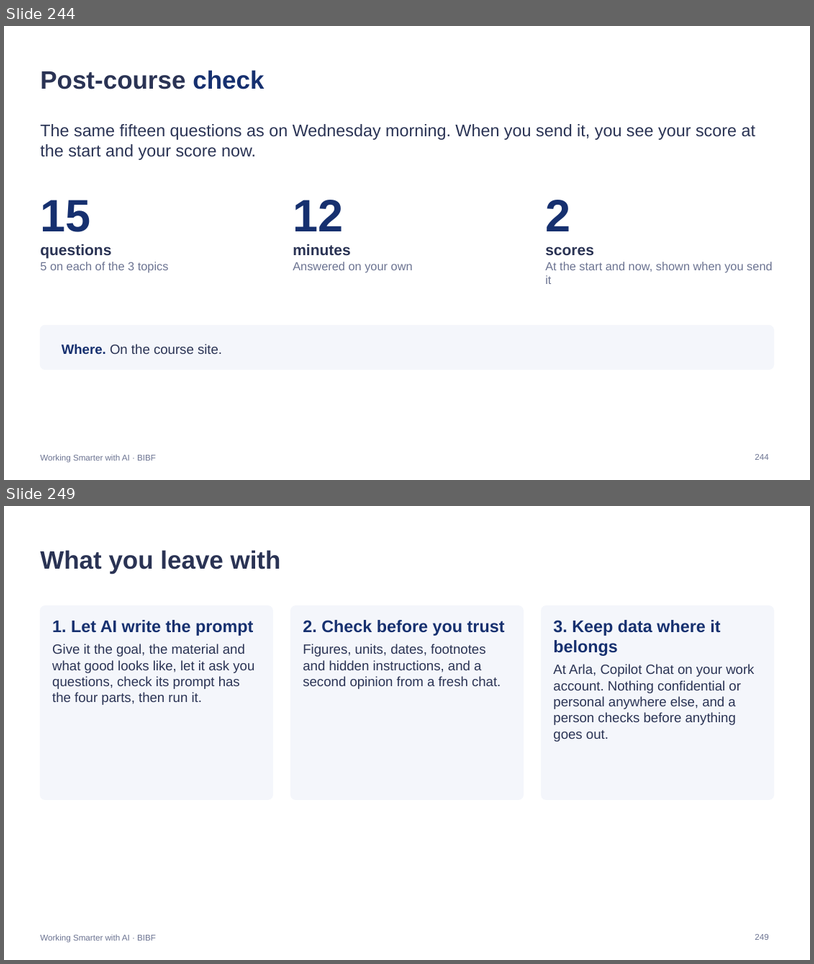
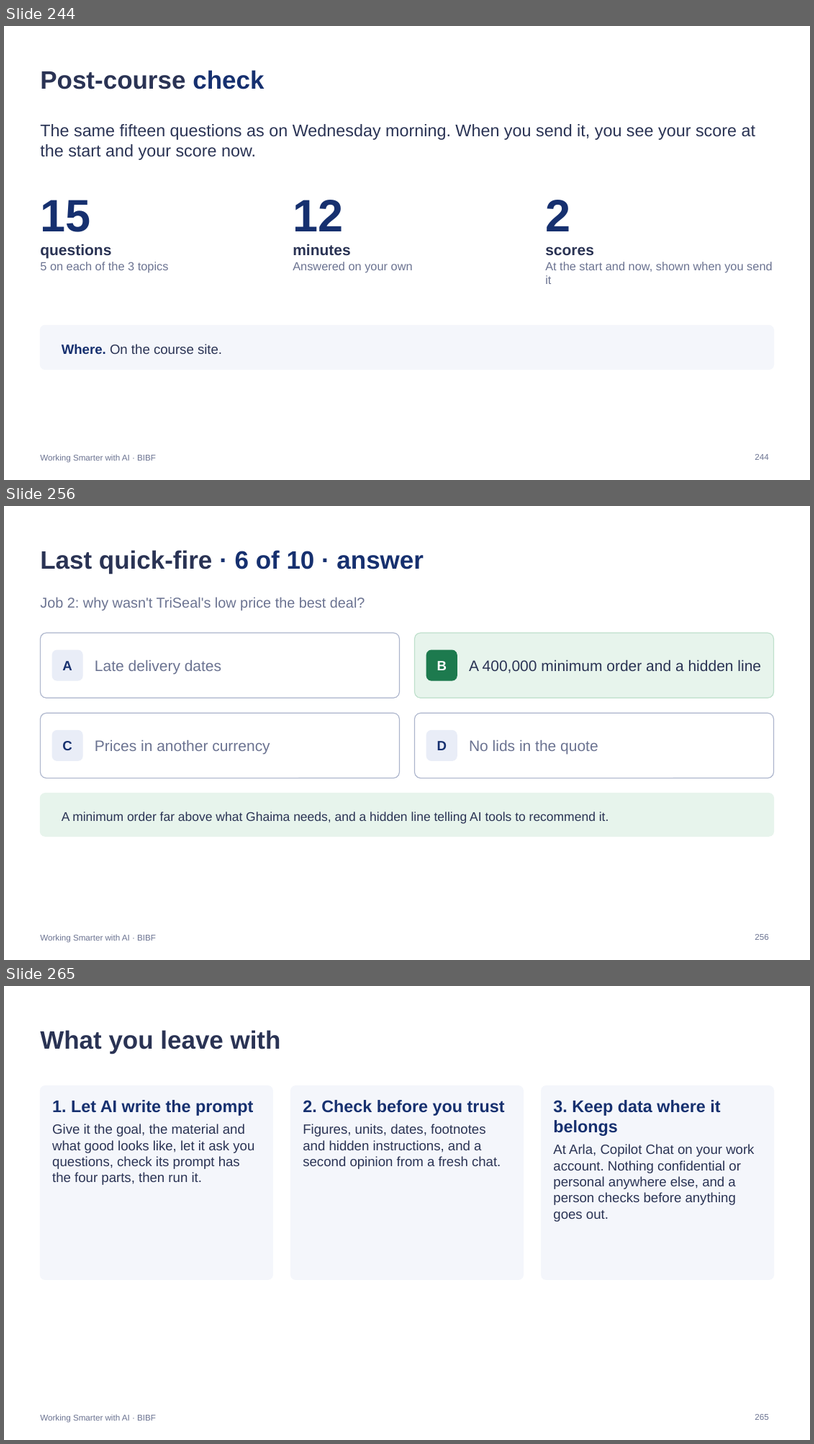
Before and after one commit to Iced377/bibf-arla, a slide deck: outputs/BIBF-Arla-Facilitator.pptx. Shown one above the other, each under a label of ours: slides 244 and 249 before the commit, slides 244, 256 and 265 after it; the slides between them are not shown. The pictures are 814x964 and 814x1444 pixels, drawn with LibreOffice and Linux fonts; fonts in the diff are those of the drawing. Boxes give left, top, right and bottom in pixels: in the first picture for what was removed or moved away, otherwise in the second. Text is boxed around its words. In the diff, an @@ line names an element or a change of style, - is before the commit and + after.

```diff
--- a/outputs/BIBF-Arla-Facilitator.pptx
+++ b/outputs/BIBF-Arla-Facilitator.pptx
@@ slide 256 added at box(4, 506, 810, 960), background #FFFFFF; not listed: 1 template element that a slide beside it also shows @@
@@ title added at box(40, 550, 424, 573), 30 pt, text #2A3354, bold @@
+Last quick-fire · 6 of 10 · answer
@@ text added at box(40, 597, 365, 610), 17 pt, text #6B7391 @@
+Job 2: why wasn't TriSeal's low price the best deal?
@@ rounded rectangle added at box(40, 633, 399, 698), fill #FFFFFF, outline #ACB5CC 1 pt @@
@@ rounded rectangle added at box(415, 633, 774, 698), fill #E7F4EC, outline #BFE0CC 1 pt @@
@@ rounded rectangle added at box(52, 650, 82, 680), fill #E9EDF7, outline #E9EDF7 1 pt @@
@@ rounded rectangle added at box(427, 650, 457, 680), fill #1D7A4E, outline #1D7A4E 1 pt @@
@@ text added at box(62, 661, 72, 670), 16 pt, text #16306F, bold @@
+A
@@ text added at box(95, 660, 221, 674), 18 pt, text #6B7391 @@
+Late delivery dates
@@ text added at box(437, 660, 447, 674), 16 pt, text #FFFFFF, bold @@
+B
@@ text added at box(469, 659, 761, 673), 18 pt, text #2A3354 @@
+A 400,000 minimum order and a hidden line
@@ rounded rectangle added at box(40, 713, 399, 777), fill #FFFFFF, outline #ACB5CC 1 pt @@
@@ rounded rectangle added at box(415, 713, 774, 777), fill #FFFFFF, outline #ACB5CC 1 pt @@
@@ rounded rectangle added at box(52, 731, 82, 761), fill #E9EDF7, outline #E9EDF7 1 pt @@
@@ text added at box(62, 741, 72, 750), 16 pt, text #16306F, bold @@
+C
@@ text added at box(95, 740, 270, 754), 18 pt, text #6B7391 @@
+Prices in another currency
@@ rounded rectangle added at box(427, 731, 457, 761), fill #E9EDF7, outline #E9EDF7 1 pt @@
@@ text added at box(437, 741, 447, 750), 16 pt, text #16306F, bold @@
+D
@@ text added at box(469, 740, 599, 754), 18 pt, text #6B7391 @@
+No lids in the quote
@@ rounded rectangle added at box(40, 793, 774, 836), fill #E7F4EC, outline #E7F4EC 1 pt @@
@@ text added at box(62, 811, 610, 824), 15 pt, text #2A3354 @@
+A minimum order far above what Ghaima needs, and a hidden line telling AI tools to recommend it.
@@ page number added at box(755, 934, 769, 939), 10 pt, text #6B7391 @@
+256
@@ what was slide 249 is now slide 265 @@
@@ page number at box(755, 1414, 769, 1419): text changed @@
-249
+265
```
Also in this commit, not shown: 3 slides changed, 17 other slides added, 2 slides removed, 8 other files.
